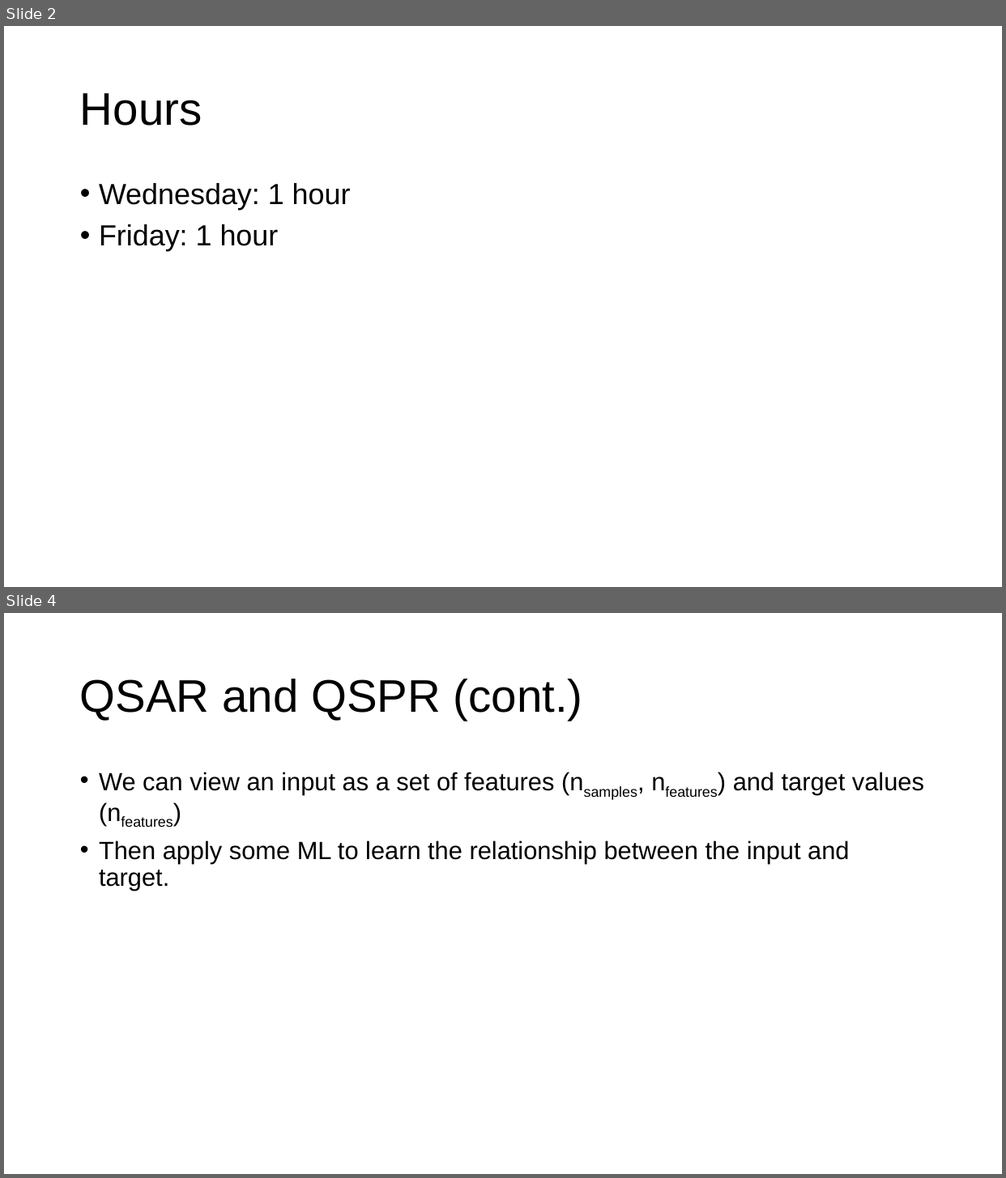
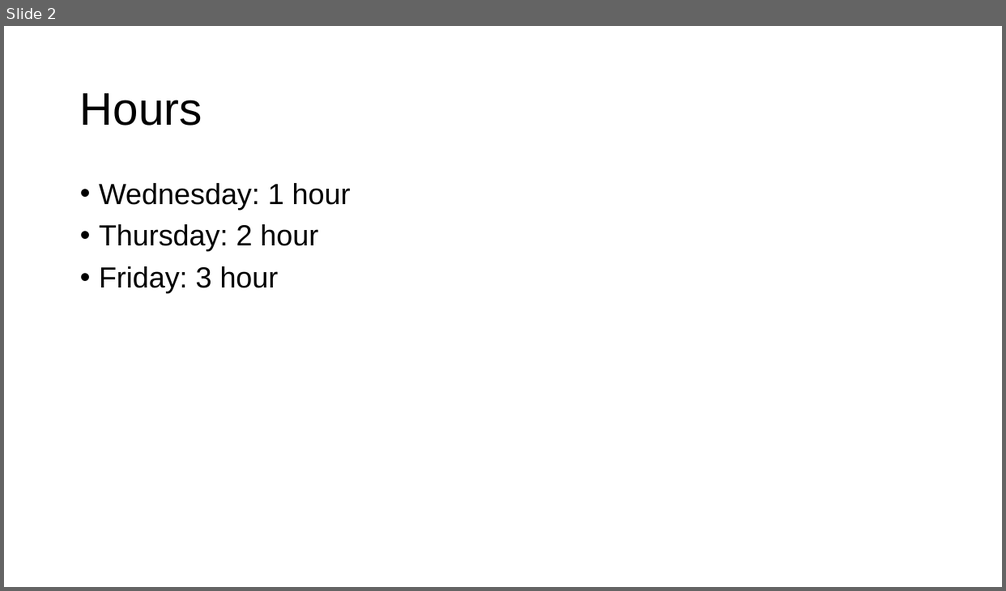
Before and after one commit to Top34051/foundry-model, a slide deck: slides/2021_03_05_Burapacheep.pptx. Shown one above the other, each under a label of ours: slides 2 and 4 before the commit, slide 2 after it; the slides between them are not shown. The pictures are 1006x1178 and 1006x591 pixels, drawn with LibreOffice and Linux fonts; fonts in the diff are those of the drawing. Boxes give left, top, right and bottom in pixels: in the first picture for what was removed or moved away, otherwise in the second. Text is boxed around its words. In the diff, an @@ line names an element or a change of style, - is before the commit and + after.

```diff
--- a/slides/2021_03_05_Burapacheep.pptx
+++ b/slides/2021_03_05_Burapacheep.pptx
@@ slide 4 removed at (4, 613, 1002, 1174), background #FFFFFF @@
@@ title removed at (80, 679, 583, 720) @@
-QSAR and QSPR (cont.)
@@ text removed at (99, 772, 924, 891) @@
-• We can view an input as a set of features (nsamples, nfeatures) and target values (nfeatures)
-• Then apply some ML to learn the relationship between the input and target.
@@ slide 2 changed as well @@
@@ text at (99, 224, 318, 293): text changed @@
-• Friday: 1 hour
+• Thursday: 2 hour
+• Friday: 3 hour
```
Also in this commit, not shown: 1 other slide changed, 5 slides added, 6 other slides removed, 4 other files.
